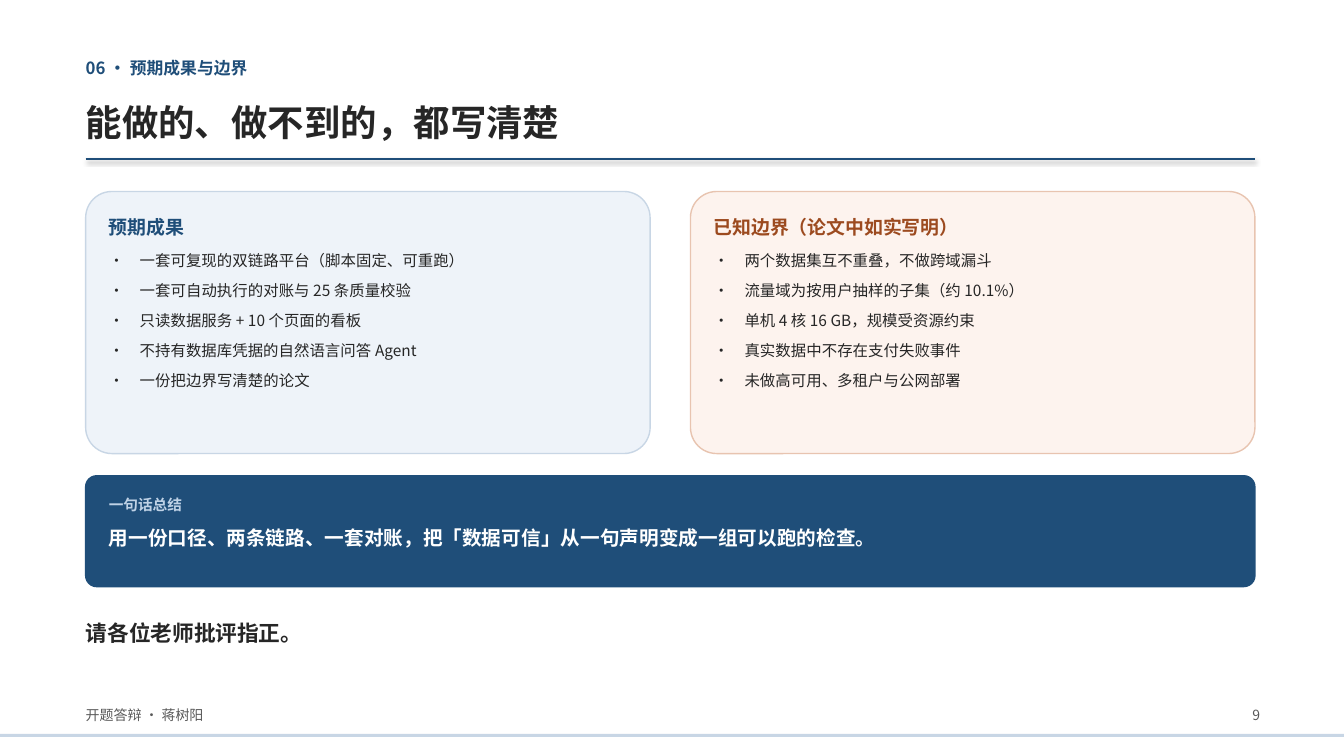
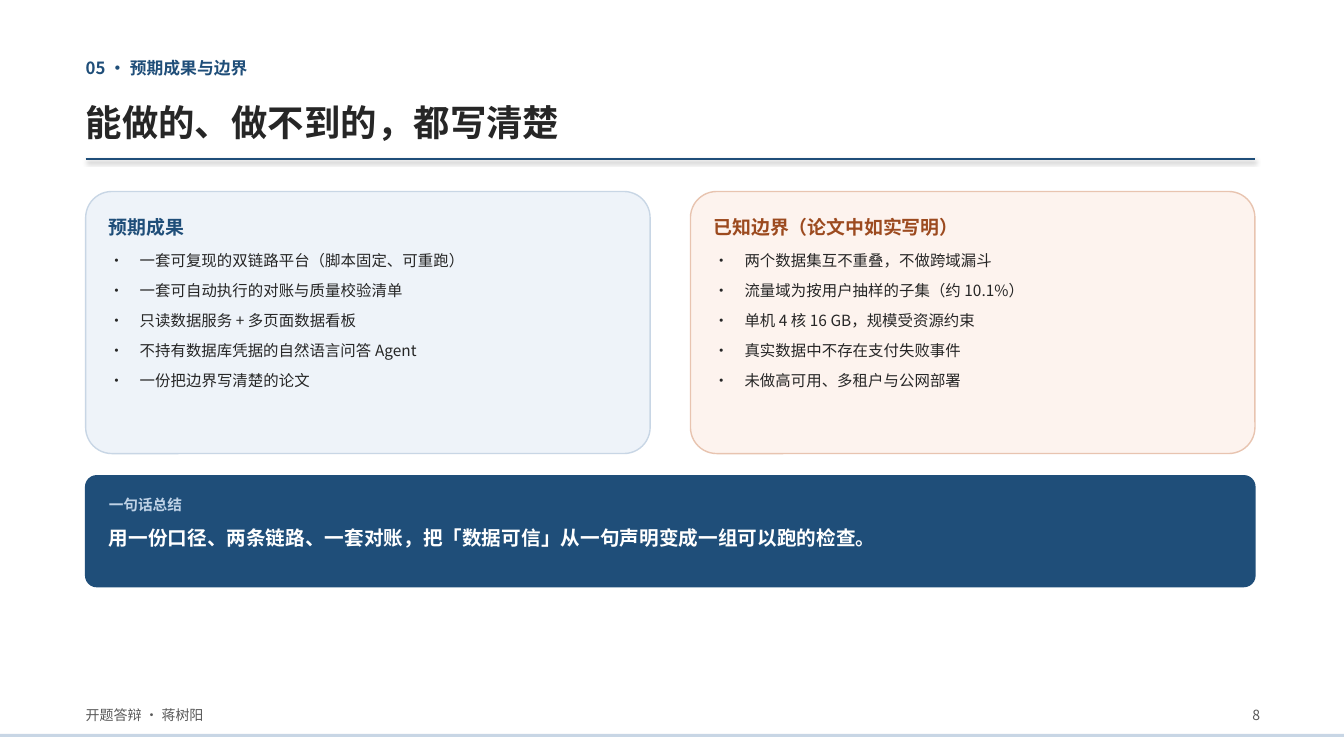
Before and after one commit to suntree-j/dsh-workspace, a slide deck: slide 8 of intelligent-data-platform/docs/thesis/答辩材料/开题答辩_蒋树阳.pptx (slide 9 before the commit). Drawn at 1344x756 pixels with LibreOffice and Linux fonts; fonts in the diff are those of the drawing. Boxes give left, top, right and bottom in pixels: in the first picture for what was removed or moved away, otherwise in the second. Text is boxed around its words. In the diff, an @@ line names an element or a change of style, - is before the commit and + after.

```diff
--- a/intelligent-data-platform/docs/thesis/答辩材料/开题答辩_蒋树阳.pptx
+++ b/intelligent-data-platform/docs/thesis/答辩材料/开题答辩_蒋树阳.pptx
@@ text at box(86, 60, 247, 76): text changed @@
-06 · 预期成果与边界
+05 · 预期成果与边界
@@ text at box(140, 283, 403, 328): text changed @@
-· 一套可自动执行的对账与 25 条质量校验
-· 只读数据服务 + 10 个页面的看板
+· 一套可自动执行的对账与质量校验清单
+· 只读数据服务 + 多页面数据看板
@@ text removed at box(86, 622, 303, 643) @@
-请各位老师批评指正。
```
Also in this commit, not shown: 4 other slides changed, 1 slide removed, 4 other files.
